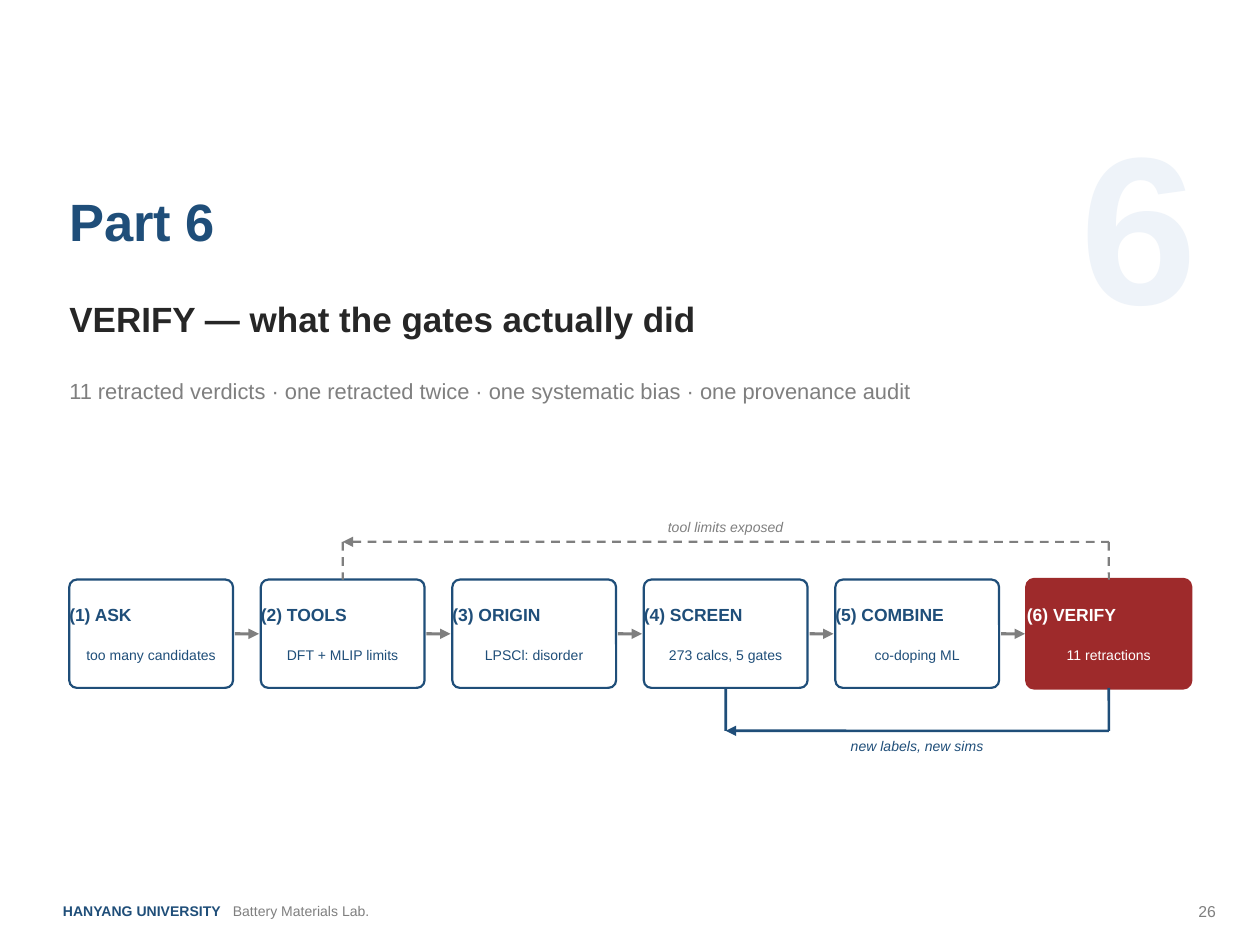
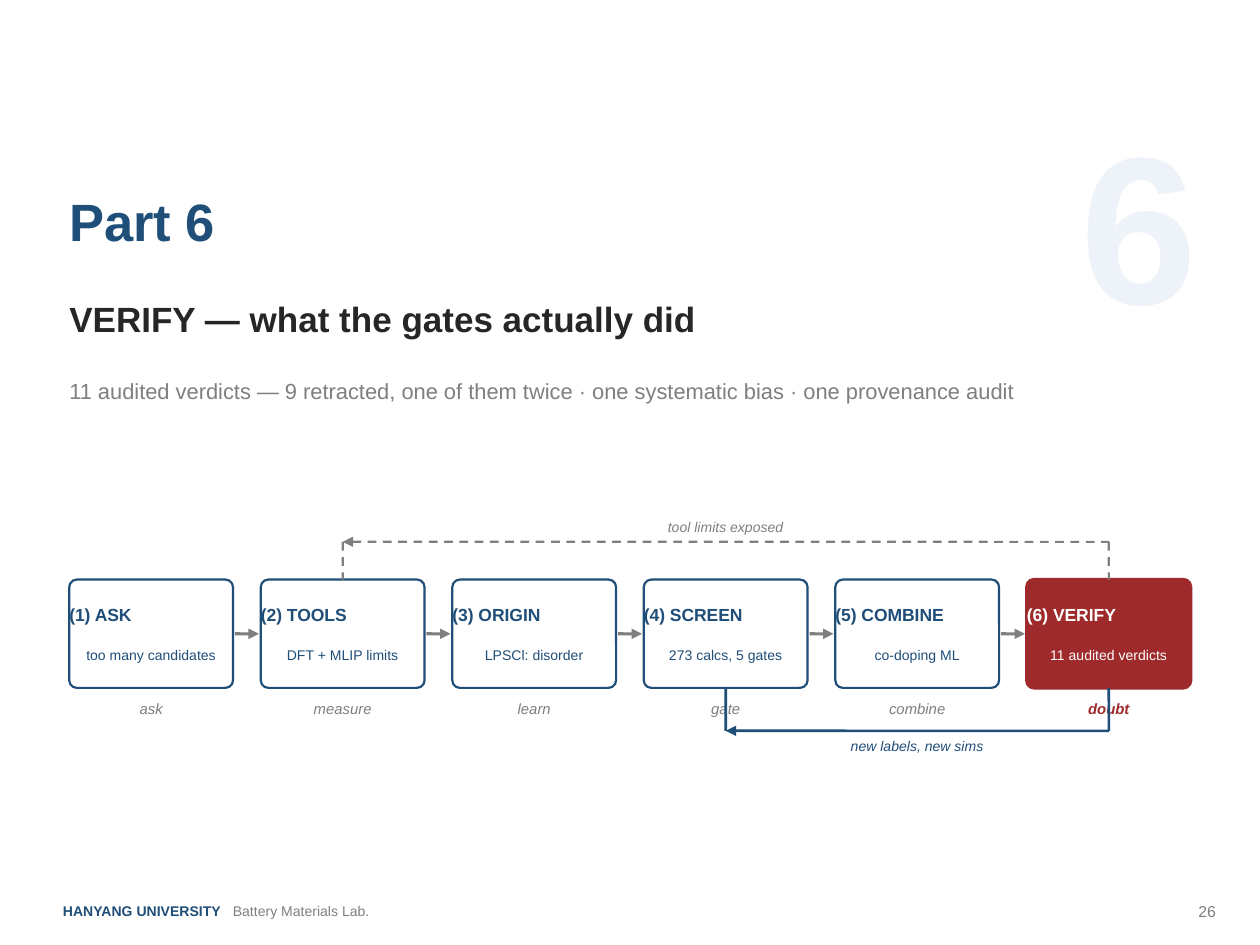
Before and after one commit to yonghoon7153-source/Yonghoon-DEM-DFT, a slide deck: slide 26 of kb/seminars/Research_Seminar_2026_08_v3.pptx. Drawn at 1260x945 pixels with LibreOffice and Linux fonts; fonts in the diff are those of the drawing. Boxes give left, top, right and bottom in pixels: in the first picture for what was removed or moved away, otherwise in the second. Text is boxed around its words. In the diff, an @@ line names an element or a change of style, - is before the commit and + after.

```diff
--- a/kb/seminars/Research_Seminar_2026_08_v3.pptx
+++ b/kb/seminars/Research_Seminar_2026_08_v3.pptx
@@ text at box(69, 383, 1013, 404): text changed @@
-11 retracted verdicts · one retracted twice · one systematic bias · one provenance audit
+11 audited verdicts — 9 retracted, one of them twice · one systematic bias · one provenance audit
@@ text at box(1050, 650, 1167, 660): text changed @@
-11 retractions
+11 audited verdicts
@@ text added at box(140, 703, 163, 714), 8.5 pt, text #7F7F7F, italic @@
+ask
@@ text added at box(314, 706, 372, 714), 8.5 pt, text #7F7F7F, italic @@
+measure
@@ text added at box(518, 703, 551, 714), 8.5 pt, text #7F7F7F, italic @@
+learn
@@ text added at box(711, 702, 740, 718), 8.5 pt, text #7F7F7F, italic @@
+gate
@@ text added at box(889, 703, 945, 714), 8.5 pt, text #7F7F7F, italic @@
+combine
@@ text added at box(1088, 702, 1129, 718), 8.5 pt, text #9E2A2B, bold, italic @@
+doubt
```
Also in this commit, not shown: 34 other slides changed, 1 slide added, 1 other file.
